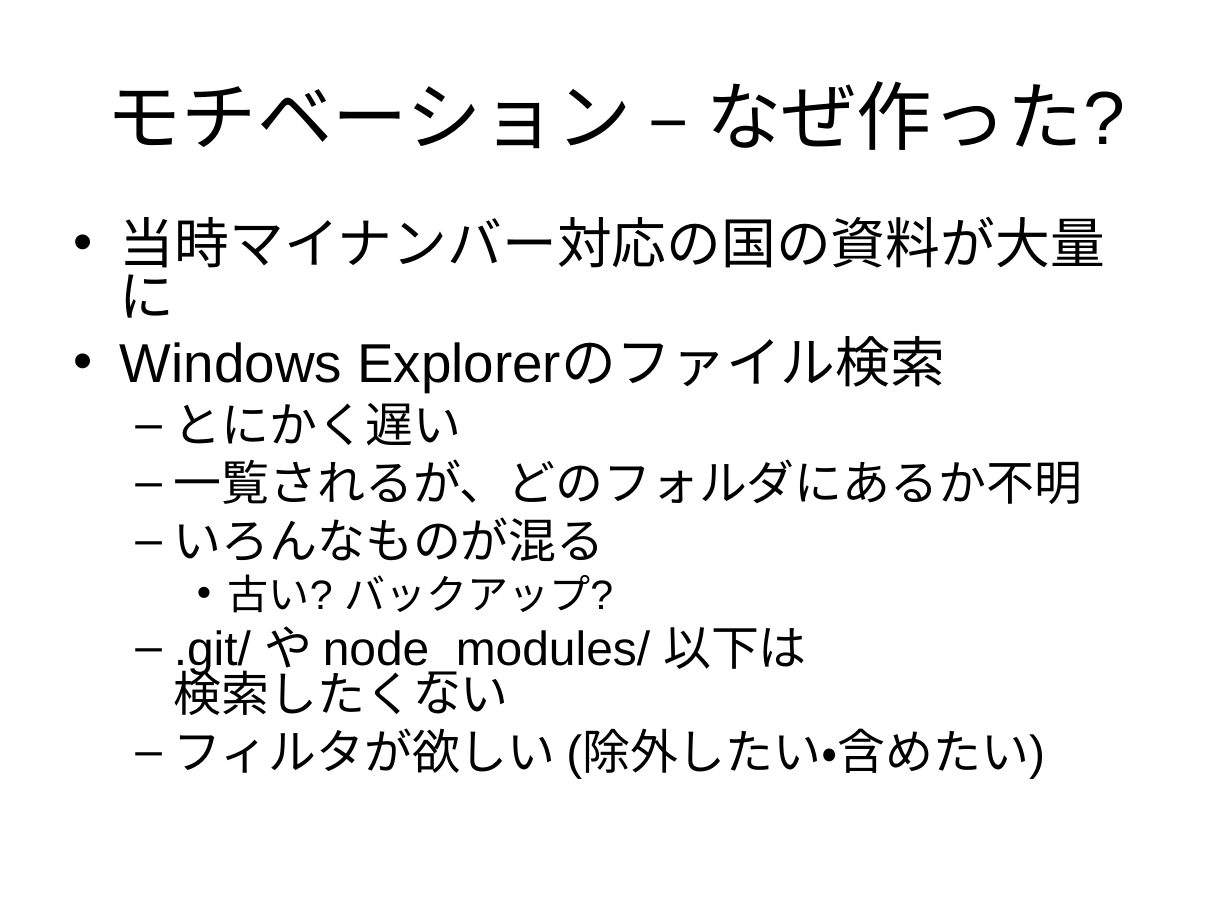
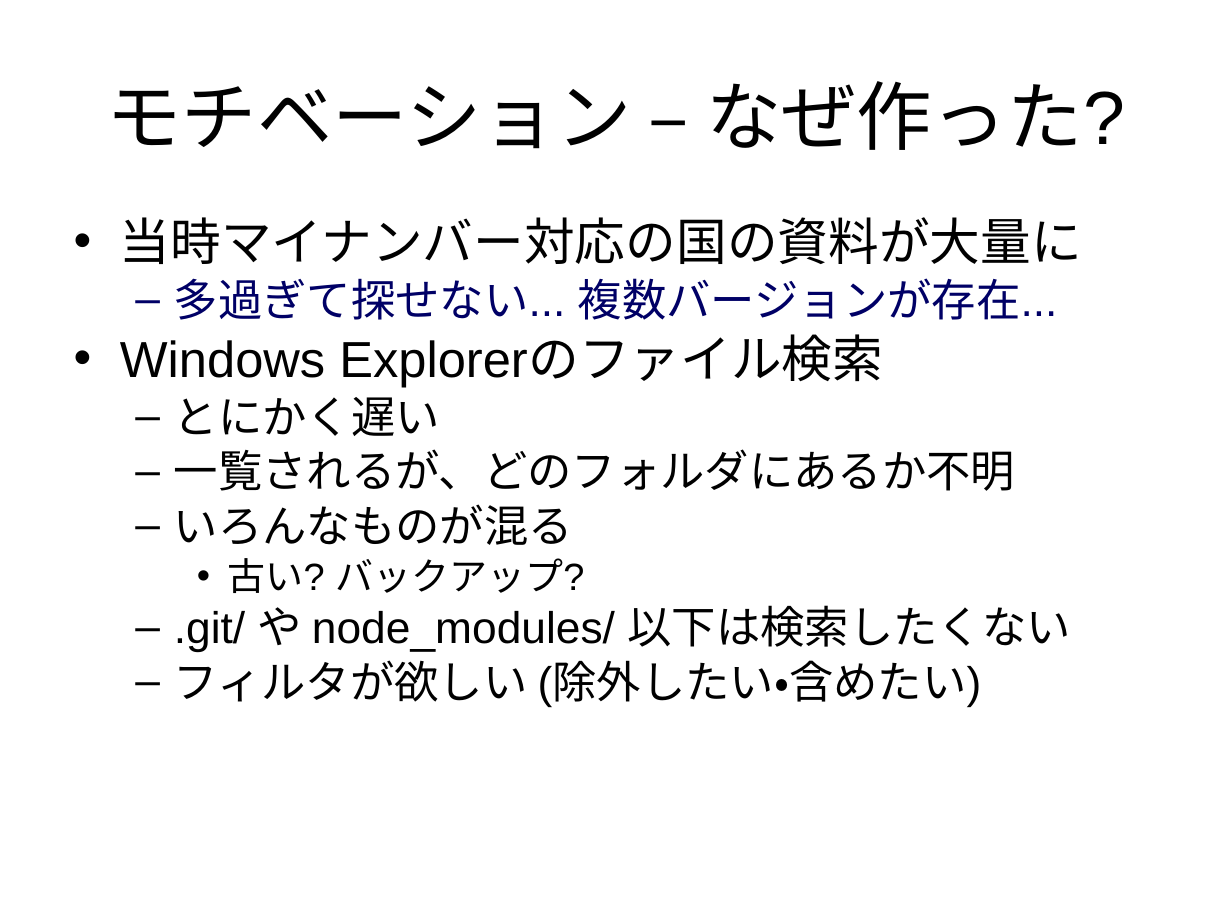
Before and after one commit to LightSpeedC/electron-mithril-async-file-search, a slide deck: slide 3 of doc/electron-mithril-async-file-search.ppt. Drawn at 1232x924 pixels with LibreOffice and Linux fonts; fonts in the diff are those of the drawing. Boxes give left, top, right and bottom in pixels: in the first picture for what was removed or moved away, otherwise in the second. Text is boxed around its words. In the diff, an @@ line names an element or a change of style, - is before the commit and + after.

```diff
--- a/doc/electron-mithril-async-file-search.ppt
+++ b/doc/electron-mithril-async-file-search.ppt
@@ text at [120,217,1082,706]: size 32 to 29.6 pt in "当時マイナンバー対応の国の資料が大量に", "Windows Explorerのファイル検索"; size 28 to 25.9 pt in "とにかく遅い", "一覧されるが、どのフォルダにあるか不明", "いろんなものが混る", "フィルタが欲しい (除外したい・含めたい)"; size 24 to 22.2 pt in "古い? バックアップ?" @@
@@ text at [174,278,1057,320]: paragraph added @@
+  – 多過ぎて探せない... 複数バージョンが存在...
@@ text at [174,605,1071,652]: text changed; size 28 to 25.9 pt @@
-  – .git/ や node_modules/ 以下は
-    検索したくない
+  – .git/ や node_modules/ 以下は検索したくない
```
Also in this commit, not shown: 3 other slides changed, 1 slide added, 1 other file.
